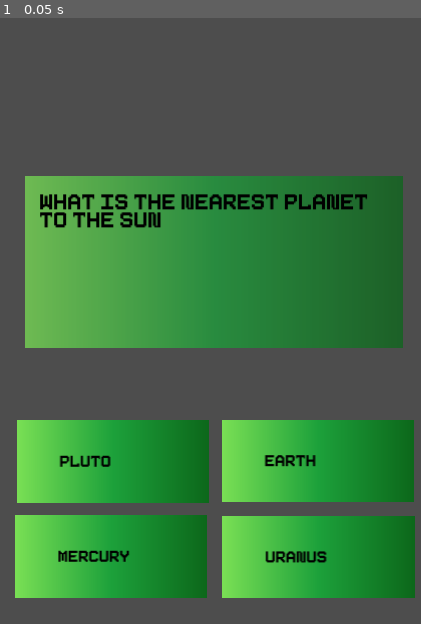
Above: before the commit, frame 1.
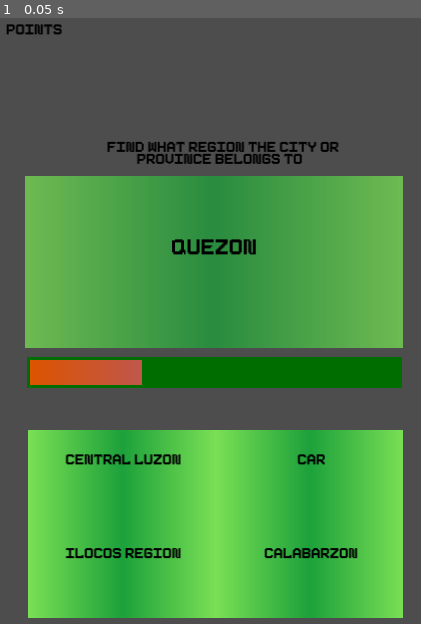
Above: after the commit, the same moment.

Repository: JohnMatthewBautista/GeograPH
Game: Godot game, scene res://scenes/FlashCards.tscn
The game is run twice, just before and just after one commit, with the same random seed, the same clock (stepped at 60 frames per second) and the same inputs. This scene is started directly instead of the project's main scene.
Inputs:
- Up to frame 1 (0.05 s): no input

The runs differ from the first frame. In frame 1, 35% of the frame differs, in the area x 1-99%, y 0-100%.

Commit message:
FlashCards Update
- New desgin elements added
- Question creation system finalised
- Start of timer implementation

Diff:
--- a/resources/green_texture_2d.tres
+++ b/resources/green_texture_2d.tres
@@ -3,9 +3,9 @@
 [sub_resource type="Gradient" id="Gradient_qbv1s"]
 resource_local_to_scene = true
 offsets = PackedFloat32Array(0, 0.5, 1)
-colors = PackedColorArray(0.478431, 0.878431, 0.333333, 1, 0.113533, 0.631836, 0.230961, 1, 0.0491943, 0.40625, 0.104984, 1)
+colors = PackedColorArray(0.478431, 0.878431, 0.333333, 1, 0.113533, 0.631836, 0.230961, 1, 0.478431, 0.878431, 0.333333, 1)
 
 [resource]
 gradient = SubResource("Gradient_qbv1s")
-width = 280
-height = 120
+width = 300
+height = 150
--- a/scenes/FlashCards.tscn
+++ b/scenes/FlashCards.tscn
@@ -1,9 +1,25 @@
-[gd_scene load_steps=5 format=3 uid="uid://nv0nqtftxy5"]
+[gd_scene load_steps=9 format=3 uid="uid://nv0nqtftxy5"]
 
 [ext_resource type="Script" path="res://scripts/Quiz_options.gd" id="1_7kyy5"]
 [ext_resource type="PackedScene" uid="uid://clsukwk5l3fpr" path="res://scenes/TouchScreenChoices.tscn" id="2_e47ir"]
 [ext_resource type="Texture2D" uid="uid://b4wbd2x87hrcw" path="res://resources/green_texture_2d.tres" id="3_23gdk"]
 [ext_resource type="PackedScene" uid="uid://c5rhtwr2u6or7" path="res://scenes/Text.tscn" id="4_u5gbw"]
+
+[sub_resource type="Gradient" id="Gradient_wudt5"]
+colors = PackedColorArray(0, 0.427451, 0, 1, 0, 0.427451, 0, 1)
+
+[sub_resource type="GradientTexture2D" id="GradientTexture2D_xtf6v"]
+gradient = SubResource("Gradient_wudt5")
+width = 600
+height = 50
+
+[sub_resource type="Gradient" id="Gradient_hwj4r"]
+colors = PackedColorArray(0.866667, 0.329412, 0, 1, 0.478431, 0.372549, 1, 1)
+
+[sub_resource type="GradientTexture2D" id="GradientTexture2D_3joht"]
+gradient = SubResource("Gradient_hwj4r")
+width = 600
+height = 40
 
 [node name="QuizOptions" type="Control"]
 layout_mode = 3
@@ -15,22 +31,26 @@
 script = ExtResource("1_7kyy5")
 
 [node name="OptionsButtons" type="Node2D" parent="."]
-position = Vector2(239, -217)
-scale = Vector2(1.1, 1.1)
+position = Vector2(360, -93)
 
 [node name="OptionA" parent="OptionsButtons" instance=ExtResource("2_e47ir")]
-position = Vector2(-42.7273, 861.818)
+position = Vector2(-150, 850)
 
 [node name="OptionB" parent="OptionsButtons" instance=ExtResource("2_e47ir")]
-position = Vector2(255.455, 860.909)
+position = Vector2(150, 850)
 
 [node name="OptionC" parent="OptionsButtons" instance=ExtResource("2_e47ir")]
-position = Vector2(-45.4545, 1000)
+position = Vector2(-150, 1000)
 
 [node name="OptionD" parent="OptionsButtons" instance=ExtResource("2_e47ir")]
-position = Vector2(256.364, 1000.91)
+position = Vector2(150, 1000)
 
-[node name="Question_box" type="TextureRect" parent="."]
+[node name="TextContainer" type="Control" parent="."]
+anchors_preset = 0
+offset_right = 40.0
+offset_bottom = 40.0
+
+[node name="Question_box" type="TextureRect" parent="TextContainer"]
 modulate = Color(1, 1, 1, 0.745098)
 layout_mode = 0
 offset_left = 54.0
@@ -39,14 +59,46 @@
 offset_bottom = 550.0
 texture = ExtResource("3_23gdk")
 
-[node name="Main_Question" parent="." instance=ExtResource("4_u5gbw")]
+[node name="Main_Question" parent="TextContainer" instance=ExtResource("4_u5gbw")]
 layout_mode = 0
-offset_left = 77.0
-offset_top = 303.0
-offset_right = 635.0
-offset_bottom = 525.0
+offset_left = 78.0
+offset_top = 375.0
+offset_right = 636.0
+offset_bottom = 471.0
 theme_override_font_sizes/normal_font_size = 48
-text = "[center] GeograPH "
+text = "[center]  Geograph"
+
+[node name="Points" parent="TextContainer" instance=ExtResource("4_u5gbw")]
+layout_mode = 0
+offset_left = 24.0
+offset_top = 31.0
+offset_right = 398.0
+offset_bottom = 116.0
+text = "Points"
+
+[node name="Instructions" parent="TextContainer" instance=ExtResource("4_u5gbw")]
+layout_mode = 0
+offset_left = 131.0
+offset_top = 219.0
+offset_right = 607.0
+offset_bottom = 304.0
+text = "[center] Find what region the city or province belongs to "
+
+[node name="TextureProgressBar" type="TextureProgressBar" parent="."]
+layout_mode = 0
+offset_left = 57.0
+offset_top = 565.0
+offset_right = 657.0
+offset_bottom = 615.0
+value = 30.0
+texture_under = SubResource("GradientTexture2D_xtf6v")
+texture_progress = SubResource("GradientTexture2D_3joht")
+texture_progress_offset = Vector2(5, 5)
+
+[node name="Timer" type="Timer" parent="."]
+wait_time = 10.0
+one_shot = true
+autostart = true
 
 [connection signal="pressed" from="OptionsButtons/OptionA" to="." method="_on_OptionA_pressed"]
 [connection signal="pressed" from="OptionsButtons/OptionB" to="." method="_on_OptionB_pressed"]
--- a/scenes/TouchScreenChoices.tscn
+++ b/scenes/TouchScreenChoices.tscn
@@ -4,24 +4,24 @@
 [ext_resource type="PackedScene" uid="uid://c5rhtwr2u6or7" path="res://scenes/Text.tscn" id="2_6xex4"]
 
 [sub_resource type="RectangleShape2D" id="6"]
-size = Vector2(280, 120)
+size = Vector2(300, 150)
 
 [sub_resource type="RectangleShape2D" id="13"]
-size = Vector2(280, 120)
+size = Vector2(300, 150)
 
 [node name="TouchScreenChoices" type="TouchScreenButton"]
 position = Vector2(368, 254)
 shape = SubResource("6")
 
 [node name="TouchScreenButton" type="TouchScreenButton" parent="."]
-position = Vector2(-137, -59)
+position = Vector2(-150, -75)
 texture_normal = ExtResource("1_16yjq")
 shape = SubResource("13")
 
 [node name="ButtonText" parent="." instance=ExtResource("2_6xex4")]
-offset_left = -75.0
-offset_top = -9.0
-offset_right = 84.0
-offset_bottom = 19.0
-text = "Sample Text"
+offset_left = -111.0
+offset_top = -38.0
+offset_right = 116.0
+offset_bottom = 39.0
+text = "[center] Sample Text"
 fit_content = true
--- a/scripts/Main.gd
+++ b/scripts/Main.gd
@@ -1,22 +1,25 @@
 extends Node
 
-var regions = {
-	"region1" : Region.new("Ilocos Region", "Luzon", "San Fernando, La Union", 1, ["Ilocos Norte", "Ilocos Sur", "La Union", "Pangasinan"]),
-	"region2" : Region.new("Cagayan Valley", "Luzon", "Tuguegarao", 2, ["Batanes", "Cagayan", "Isabela", "Nueva Vizcaya", "Quirino"]),
-	"region3" : Region.new("Central Luzon", "Luzon", "San Fernando, Pampanga", 3, ["Aurora", "Bataan", "Bulacan", "Nueva Ecija", "Pampanga", "Tarlac", "Zambales"]),
-	"region4a" : Region.new("Calabarzon", "Luzon", "Calamba", 0, ["Batangas", "Cavite", "Laguna", "Quezon", "Rizal"]),
-	"region4b" : Region.new("Mimaropa", "Luzon", "Calapan", 0, ["Marinduque", "Occidental Mindoro", "Oriental Mindoro", "Palawan", "Romblon"]),
-	"region5" : Region.new("Bicol Region", "Luzon", "Legazpi", 5, ["Albay", "Camarines Norte", "Camarines Sur", "Catanduanes", "Masbate", "Sorsogon"]),
-	"region6" : Region.new("Western Visayas", "Visayas", "Iloilo City", 6, ["Aklan", "Antique", "Capiz", "Guimaras", "Iloilo"]),
-	"nir" : Region.new("Negros Island Region (NIR)", "Visayas", "Bacolod and Dumaguete", 0, ["Negros Occidental", "Negros Oriental", "Siquijor"]),
-	"region7" : Region.new("Central Visayas", "Visayas", "Cebu City", 7, ["Bohol", "Cebu"]),
-	"region8" : Region.new("Eastern Visayas", "Visayas", "Tacloban", 8, ["Biliran", "Eastern Samar", "Leyte", "Northern Samar", "Samar", "Southern Leyte"]),
-	"region9" : Region.new("Zamboanga Peninsula", "Mindanao", "Pagadian", 9, ["Zamboanga del Norte", "Zamboanga del Sur", "Zamboanga Sibugay"]),
-	"region10" : Region.new("Northern Mindanao", "Mindanao", "Cagayan de Oro", 10, ["Bukidnon", "Camiguin", "Lanao del Norte", "Misamis Occidental", "Misamis Oriental"]),
-	"region11" : Region.new("Davao Region", "Mindanao", "Davao City", 11, ["Davao de Oro", "Davao del Norte", "Davao del Sur", "Davao Occidental", "Davao Oriental"]),
-	"region12" : Region.new("Soccsksargen", "Mindanao", "Koronadal", 12, ["Sarangani", "South Cotabato", "Sultan Kudarat"]),
-	"region13" : Region.new("Caraga", "Mindanao", "Butuan", 13, ["Agusan del Norte", "Agusan del Sur", "Dinagat Islands", "Surigao del Norte", "Surigao del Sur"]),
-	"ncr" : Region.new("NCR", "Luzon", "Manila", 0, ["Caloocan", "Las Piñas", "Makati", "Malabon", "Mandaluyong", "Marikina", "Muntinlupa", "Navotas", "Parañaque", "Pasay", "Pasig", "Pateros", "Quezon City", "San Juan", "Taguig", "Valenzuela"]),
-	"car" : Region.new("CAR", "Luzon", "Baguio", 0, ["Abra", "Apayao", "Benguet", "Ifugao", "Kalinga", "Mountain Province"]),
-	"barmm" : Region.new("BARMM", "Mindanao", "Cotabato City", 0, ["Basilan", "Lanao del Sur", "Maguindanao", "Sulu", "Tawi-Tawi"])
-}
+var regions : Array[Region] = [
+	Region.new("Ilocos Region", "Luzon", "San Fernando, La Union", 0, ["Ilocos Norte", "Ilocos Sur", "La Union", "Pangasinan"]),
+	Region.new("Cagayan Valley", "Luzon", "Tuguegarao", 1, ["Batanes", "Cagayan", "Isabela", "Nueva Vizcaya", "Quirino"]),
+	Region.new("Central Luzon", "Luzon", "San Fernando, Pampanga", 2, ["Aurora", "Bataan", "Bulacan", "Nueva Ecija", "Pampanga", "Tarlac", "Zambales"]),
+	Region.new("Calabarzon", "Luzon", "Calamba", 3, ["Batangas", "Cavite", "Laguna", "Quezon", "Rizal"]),
+	Region.new("Mimaropa", "Luzon", "Calapan", 4, ["Marinduque", "Occidental Mindoro", "Oriental Mindoro", "Palawan", "Romblon"]),
+	Region.new("Bicol Region", "Luzon", "Legazpi", 5, ["Albay", "Camarines Norte", "Camarines Sur", "Catanduanes", "Masbate", "Sorsogon"]),
+	Region.new("Western Visayas", "Visayas", "Iloilo City", 6, ["Aklan", "Antique", "Capiz", "Guimaras", "Iloilo"]),
+	Region.new("Negros Island Region (NIR)", "Visayas", "Bacolod and Dumaguete", 7, ["Negros Occidental", "Negros Oriental", "Siquijor"]),
+	Region.new("Central Visayas", "Visayas", "Cebu City", 8, ["Bohol", "Cebu"]),
+	Region.new("Eastern Visayas", "Visayas", "Tacloban", 9, ["Biliran", "Eastern Samar", "Leyte", "Northern Samar", "Samar", "Southern Leyte"]),
+	Region.new("Zamboanga Peninsula", "Mindanao", "Pagadian", 10, ["Zamboanga del Norte", "Zamboanga del Sur", "Zamboanga Sibugay"]),
+	Region.new("Northern Mindanao", "Mindanao", "Cagayan de Oro", 11, ["Bukidnon", "Camiguin", "Lanao del Norte", "Misamis Occidental", "Misamis Oriental"]),
+	Region.new("Davao Region", "Mindanao", "Davao City", 12, ["Davao de Oro", "Davao del Norte", "Davao del Sur", "Davao Occidental", "Davao Oriental"]),
+	Region.new("Soccsksargen", "Mindanao", "Koronadal", 13, ["Sarangani", "South Cotabato", "Sultan Kudarat"]),
+	Region.new("Caraga", "Mindanao", "Butuan", 14, ["Agusan del Norte", "Agusan del Sur", "Dinagat Islands", "Surigao del Norte", "Surigao del Sur"]),
+	Region.new("NCR", "Luzon", "Manila", 15, ["Caloocan", "Las Piñas", "Makati", "Malabon", "Mandaluyong", "Marikina", "Muntinlupa", "Navotas", "Parañaque", "Pasay", "Pasig", "Pateros", "Quezon City", "San Juan", "Taguig", "Valenzuela"]),
+	Region.new("CAR", "Luzon", "Baguio", 16, ["Abra", "Apayao", "Benguet", "Ifugao", "Kalinga", "Mountain Province"]),
+	Region.new("BARMM", "Mindanao", "Cotabato City", 17, ["Basilan", "Lanao del Sur", "Maguindanao", "Sulu", "Tawi-Tawi"])
+]
+
+func _ready():
+	pass
--- a/scripts/Quiz_options.gd
+++ b/scripts/Quiz_options.gd
@@ -1,35 +1,24 @@
 extends Control
 
-# Called when the node enters the scene tree for the first time.
 var qnum = 0
-var arr_size
-
-# TODO: Rename the global variables into separate variables
-var global_variables = {
-	"answered" : 0,
-	"score" : 0,
-	"questions_array" : [
-		["This essential gas is important so that we can breath.","Oxygen","Helium","Nitrogen","Carbon Dioxide",1],
-		["What is the nearest planet to the sun","Pluto","Earth","Mercury","Uranus",3],
-	]
+var arr_size = 0
+var questions_array = []
+var counters = {
+	"score" : 0
 }
 # Paths used to iterate over the options much easier
 var options_paths = ["OptionsButtons/OptionA/ButtonText","OptionsButtons/OptionB/ButtonText","OptionsButtons/OptionC/ButtonText","OptionsButtons/OptionD/ButtonText"]
 
 func create_question():
-	# Guess the region
-	# Take a random region, store
-	# Take an lgu, display
-	# take multiple random region names
 	var results = []
 	# Choose the correct answer
-	var main_region = Main.regions.values().pick_random()
+	var main_region = Main.regions.pick_random()
 	for i in range(3):
-		results.append(Main.regions.values().pick_random().fullname)
+		var curr = Region.rand_region_name(Main.regions)
 		# Reiterate when same name
-		# TODO: Fix to prevent similar options
-		while(results.has(main_region.fullname or results.has(results[i]))):
-			results[i] = Main.regions.values().pick_random().fullname
+		while((curr == main_region.fullname) or (results.has(curr))):
+			curr = Region.rand_region_name(Main.regions)
+		results.append(curr)
 	# Randomise the options
 	results.shuffle()
 	# Set the question
@@ -38,70 +27,64 @@
 	# Set the answer
 	results.append(main_region.fullname)
 	results.append(results.find(main_region.fullname, 1))
-
-	# Guess the lgu
-	# take a random region, display
-	# take an lgu, store
-	# take multiple random lgus
-	global_variables["questions_array"].append(results)
+	questions_array.append(results)
 
 func _ready():
-	global_variables["answered"] = 0
-	global_variables["score"] = 0
-	print(Time.get_ticks_usec())
-	for i in range(2):
+	counters["score"] = 0
+	# Creates the question at startup
+	for i in range(10):
 		create_question()
-	print(Time.get_ticks_usec())
+	arr_size = questions_array.size() - 1
 	#Random number generator
-	arr_size = global_variables["questions_array"].size() - 1
 	qnum = randi_range(0, arr_size)
 	set_question(qnum)
 
+func _process(_delta):
+	if ($Timer.time_left <= 0):
+		print("Times up")
+		$OptionsButtons.visible = false
+	else:
+		print($Timer.time_left)
+
 #Function that changes the label to start the question
 func set_question(question_number):
-	# Statement if the array is empty
-	if global_variables["questions_array"].size() == 0:
-		print("Error Array Empty")
-		var scene = preload("res://scenes/MainMenu.tscn").instantiate()
-		get_parent().add_child(scene)
-		get_parent().remove_child(self)
-		return
-	var chosen = global_variables["questions_array"][question_number]
-	var question = $Main_Question
+	# Check if the questions are too few
+	if questions_array.size() <= 3:
+		for i in range(10):
+			create_question()
+		arr_size = questions_array.size() - 1
+	var chosen = questions_array[question_number]
+	var question = $TextContainer/Main_Question
 #Sets the main question
-	question.clear()
-	question.append_text("[color=black][center]" + chosen[0])
+	question.parse_bbcode("[center]" + chosen[0])
 #Iterates over the array and sets the options
 	var iter1 = 1
 	for i in options_paths:
 		var option = get_node(i)
-		option.clear()
-		option.append_text("[color=black][center]" + chosen[iter1])
+		option.parse_bbcode("[center]" + chosen[iter1])
 		if iter1 < 6: iter1 += 1
 
 #Checks the last letter on the questions_array (which is the correct answer) and changes the question text to "Correct" or "Wrong"
 func check_answer(answer_number,question_number):
 # Prevent wrong index
-	if question_number >= global_variables["questions_array"].size():
-		print()
+	if question_number >= questions_array.size():
 		print("Error Exceed Array Index")
-		return
 #Variables used inside this function
-	var question = $Main_Question
+	var question = $TextContainer/Main_Question
 	question.clear()
 	var options_buttons = get_node("OptionsButtons")
 	#This is for easier access of the variable
-	var correct_answer = global_variables["questions_array"][question_number][5]
+	var correct_answer = questions_array[question_number][5]
 #This is when the answer is correct
 	if  correct_answer == answer_number:
 		question.clear()
 		question.append_text("[center] Correct")
-		global_variables["score"]  += 100
+		counters["score"]  += 100
 #This section is when it is wrong
 	elif correct_answer != answer_number:
 		question.clear()
 		question.append_text("[center] Wrong")
-		global_variables["score"]  -= 50
+		counters["score"]  -= 50
 	else:
 		print("Error input was not string")
 	# Hide the buttons
@@ -109,7 +92,7 @@
 	# Pause for 1 second before executing the next line of code
 	await get_tree().create_timer(1.0).timeout
 	# Removes the question from the array to avoid repetition
-	global_variables["questions_array"].pop_at(question_number)
+	questions_array.pop_at(question_number)
 	arr_size -= 1
 	#Randomises question
 	qnum = randi_range(0,arr_size)
--- a/scripts/Region.gd
+++ b/scripts/Region.gd
@@ -6,6 +6,10 @@
 var center: String
 var number : int
 var lgus: PackedStringArray
+
+static func rand_region_name(regions : Array[Region]):
+	var reg = regions.pick_random()
+	return reg.fullname
 
 func _init(input_name: String, island_group: String, region_center: String, input_number: int, lgu_list : PackedStringArray):
 	self.fullname = input_name
